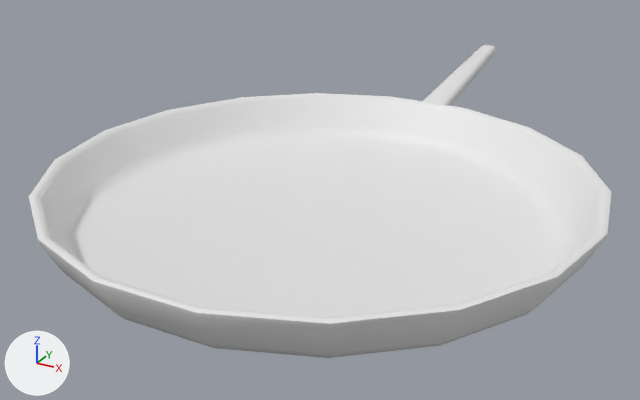
A saved change to the FBX model Assets/ART/Meshes/KITCHEN/SM_Pan_01.fbx.
One viewpoint serves both versions: a camera (50 mm lens) standing at (0.33, -0.602, 0.318) and looking at (-0.033, 0.058, -0.011). Arrows for +X, +Y and +Z are at lower left; the lights stay in place. The picture after the commit comes second. Where no turn or scale is listed for an object, it has been applied to the vertices.

Objects in the first picture: 'SM_Pan_01'.
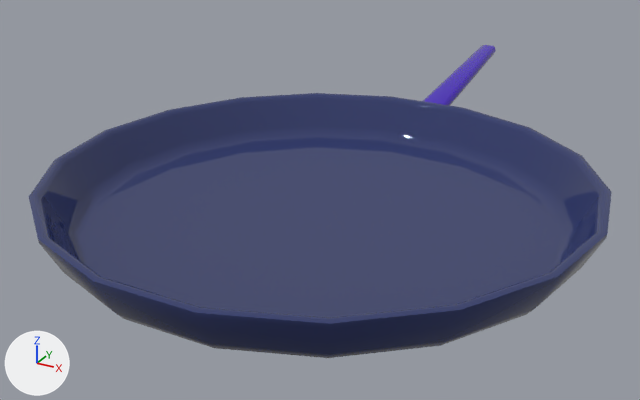
Location of each change, (x1, y1, x2, y2) in pixels of the pictures (640 x 400 px):
```json
{"part": 1, "of": "me_mesh", "change": "recoloured", "before": [423, 45, 496, 106], "after": [423, 45, 496, 106], "on screen": "white to purple"}
{"part": 2, "of": "me_mesh", "change": "recoloured", "before": [29, 93, 612, 358], "after": [29, 93, 612, 358], "on screen": "white to dark blue"}
```

Edits to the scene script, one JSON object a line:
```json
{"op": "add", "block": "mat_m_plastic_01", "code": ["mat_m_plastic_01 = principled_material('M_Plastic_01')", "mat_m_plastic_01.base_color = (0.0474, 0.0, 0.5)  # purple #3d00bc", "mat_m_plastic_01.roughness = 0.0"]}
{"op": "add", "block": "mat_m_iron_painted_black_001", "code": ["mat_m_iron_painted_black_001 = principled_material('M_Iron_Painted_Black.001')", "mat_m_iron_painted_black_001.base_color = (0.0293, 0.0418, 0.147)  # dark blue #303a6b", "mat_m_iron_painted_black_001.roughness = 0.0"]}
{"block": "me_mesh", "where": "me_mesh.from_pydata(...)  # 232 vertices, 242 faces; spans x -0.234..0.234, y -0.231..0.424, z 0.0..0.06"}
{"block": "me_mesh", "where": "# used by ob_sm_pan_01; location = (0.0, 0.0, 0.0)"}
{"block": "me_mesh", "change": "me_mesh part 1: all 26 faces centred in x -0.012..0.012, y 0.32..0.423, z 0.036..0.06 switch from no material to mat_m_plastic_01 (purple #3d00bc)"}
{"block": "me_mesh", "change": "me_mesh part 2: all 216 faces centred in x -0.227..0.227, y -0.23..0.23, z 0.0..0.041 switch from no material to mat_m_iron_painted_black_001 (dark blue #303a6b)"}
```
